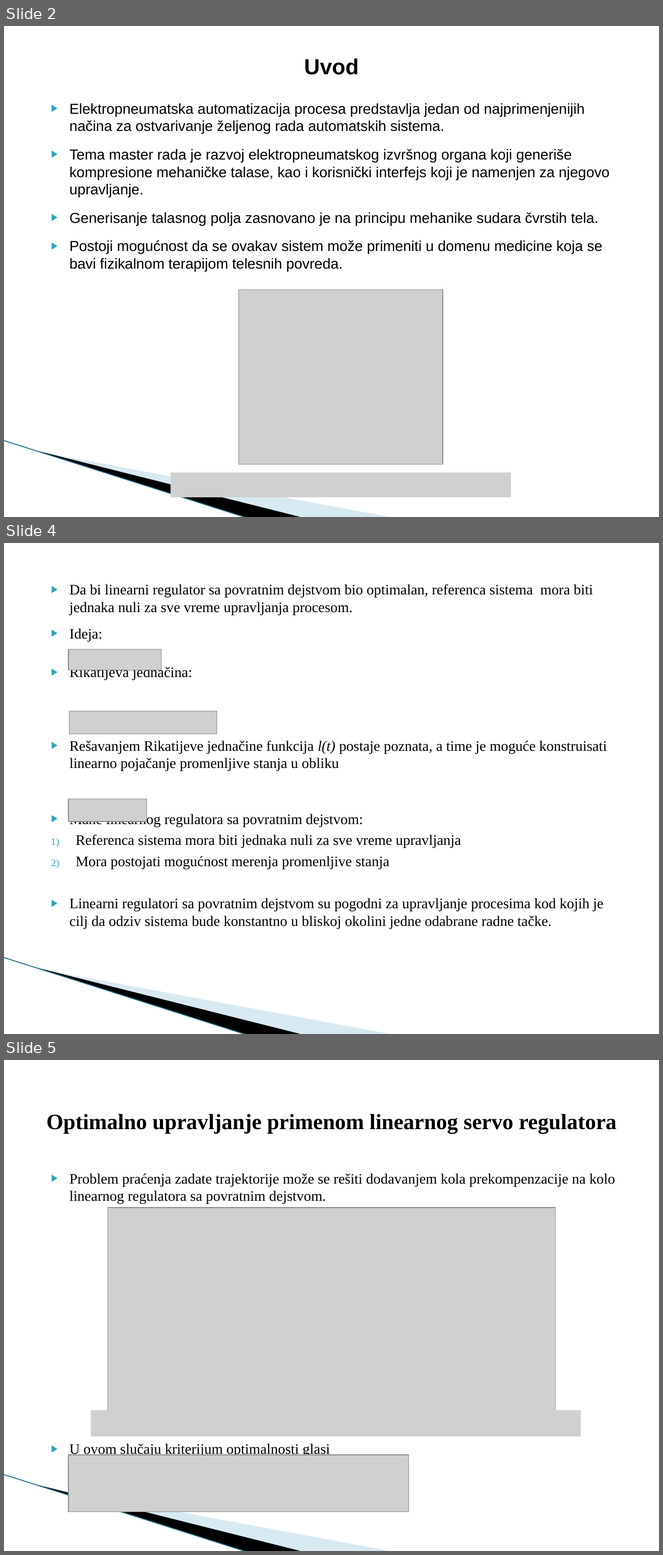
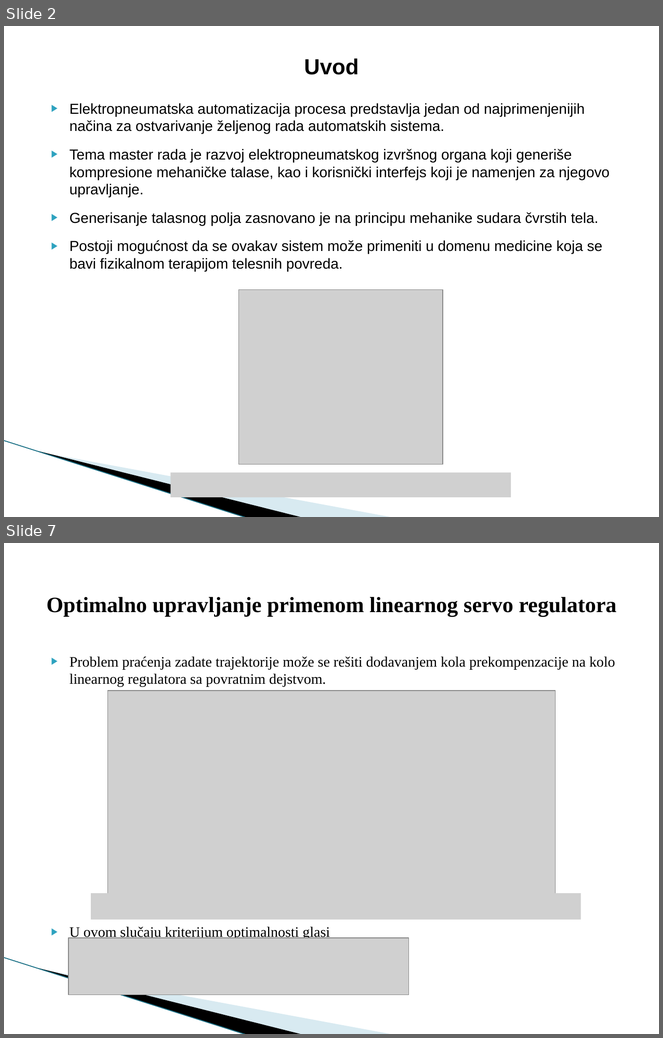
Before and after one commit to nikolaristic1995/Choice_Maker, a slide deck: Master rad/prezentacija/Master rad.pptx. Shown one above the other, each under a label of ours: slides 2, 4 and 5 before the commit, slides 2 and 7 after it; the slides between them are not shown. The pictures are 663x1555 and 663x1038 pixels, drawn with LibreOffice and Linux fonts; fonts in the diff are those of the drawing; grey boxes stand for pictures; background and template pictures are left out. Boxes give left, top, right and bottom in pixels: in the first picture for what was removed or moved away, otherwise in the second. Text is boxed around its words. In the diff, an @@ line names an element or a change of style, - is before the commit and + after.

```diff
--- a/Master rad/prezentacija/Master rad.pptx
+++ b/Master rad/prezentacija/Master rad.pptx
@@ slide 4 removed at (4, 543, 659, 1034), background #FFFFFF; not listed: 3 template elements that a slide beside it also shows @@
@@ text removed at (70, 584, 607, 929) @@
-▶ Da bi linearni regulator sa povratnim dejstvom bio optimalan, referenca sistema mora biti jednaka nuli za sve vreme upravljanja procesom.
-▶ Ideja:
-▶ Rikatijeva jednačina:
-▶ Rešavanjem Rikatijeve jednačine funkcija l(t) postaje poznata, a time je moguće konstruisati linearno pojačanje promenljive stanja u obliku
-▶ Mane linearnog regulatora sa povratnim dejstvom:
-1) Referenca sistema mora biti jednaka nuli za sve vreme upravljanja
-2) Mora postojati mogućnost merenja promenljive stanja
-▶ Linearni regulatori sa povratnim dejstvom su pogodni za upravljanje procesima kod kojih je cilj da odziv sistema bude konstantno u bliskoj okolini jedne odabrane radne tačke.
@@ picture removed at (68, 649, 161, 669) @@
@@ picture removed at (70, 711, 217, 734) @@
@@ picture removed at (68, 799, 146, 822) @@
@@ what was slide 5 is now slide 7 @@
```
Also in this commit, not shown: 4 slides added, 1 other slide removed, 8 other files.
